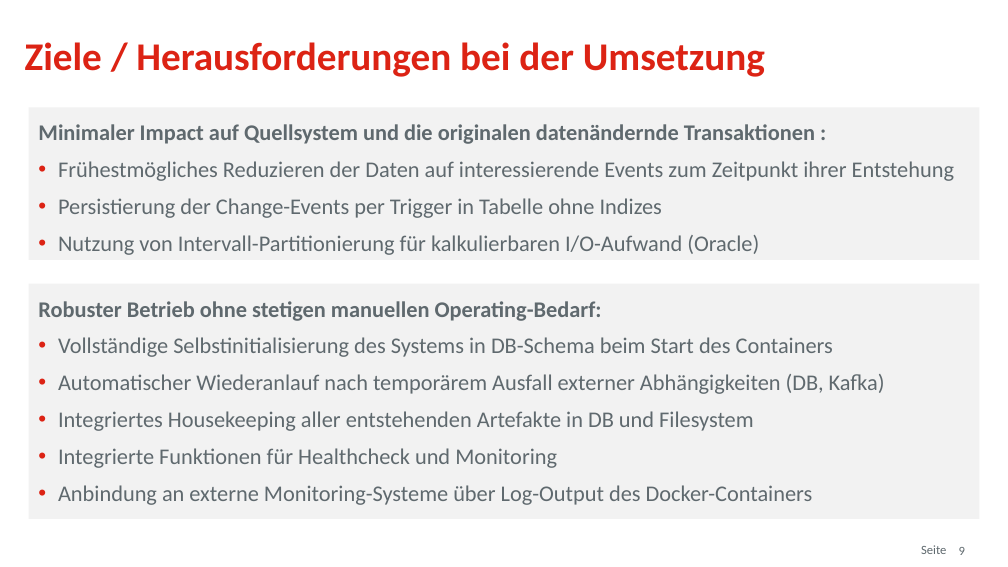
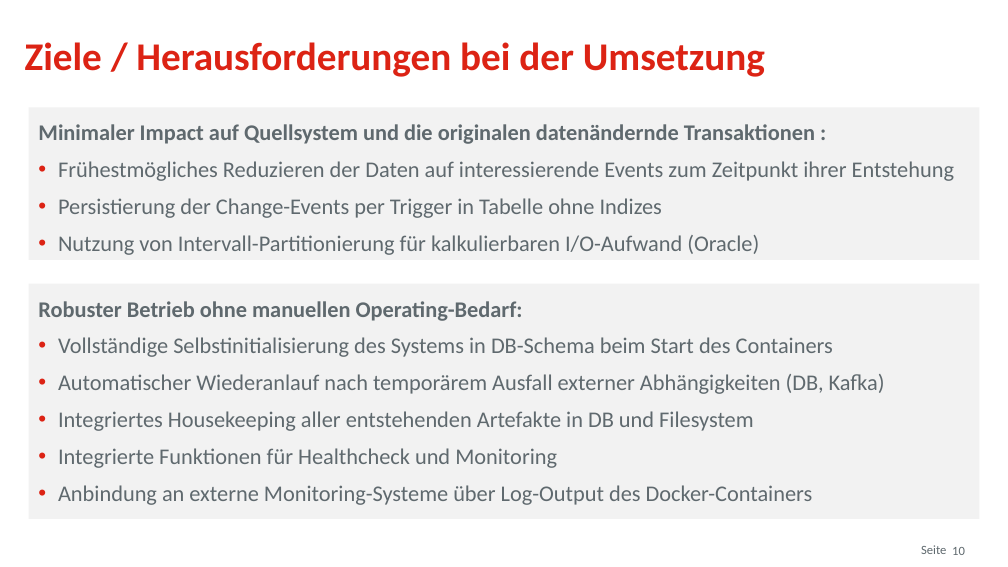
Before and after one commit to osp-ottogroup/movex-cdc, a slide deck: slide 10 of doc/2020-09_TriXX_Otto_QConf.pptx (slide 9 before the commit). Drawn at 1008x567 pixels with LibreOffice and Linux fonts; fonts in the diff are those of the drawing; background and template pictures are left out. Boxes give left, top, right and bottom in pixels: in the first picture for what was removed or moved away, otherwise in the second. Text is boxed around its words. In the diff, an @@ line names an element or a change of style, - is before the commit and + after.

```diff
--- a/doc/2020-09_TriXX_Otto_QConf.pptx
+++ b/doc/2020-09_TriXX_Otto_QConf.pptx
@@ text in rectangle at bbox=[38, 301, 523, 321]: text changed @@
-Robuster Betrieb ohne stetigen manuellen Operating-Bedarf:
+Robuster Betrieb ohne manuellen Operating-Bedarf:
@@ page number at bbox=[952, 547, 965, 555]: text changed @@
-9
+10
```
Also in this commit, not shown: 5 other slides changed, 11 slides added, 6 slides removed.
